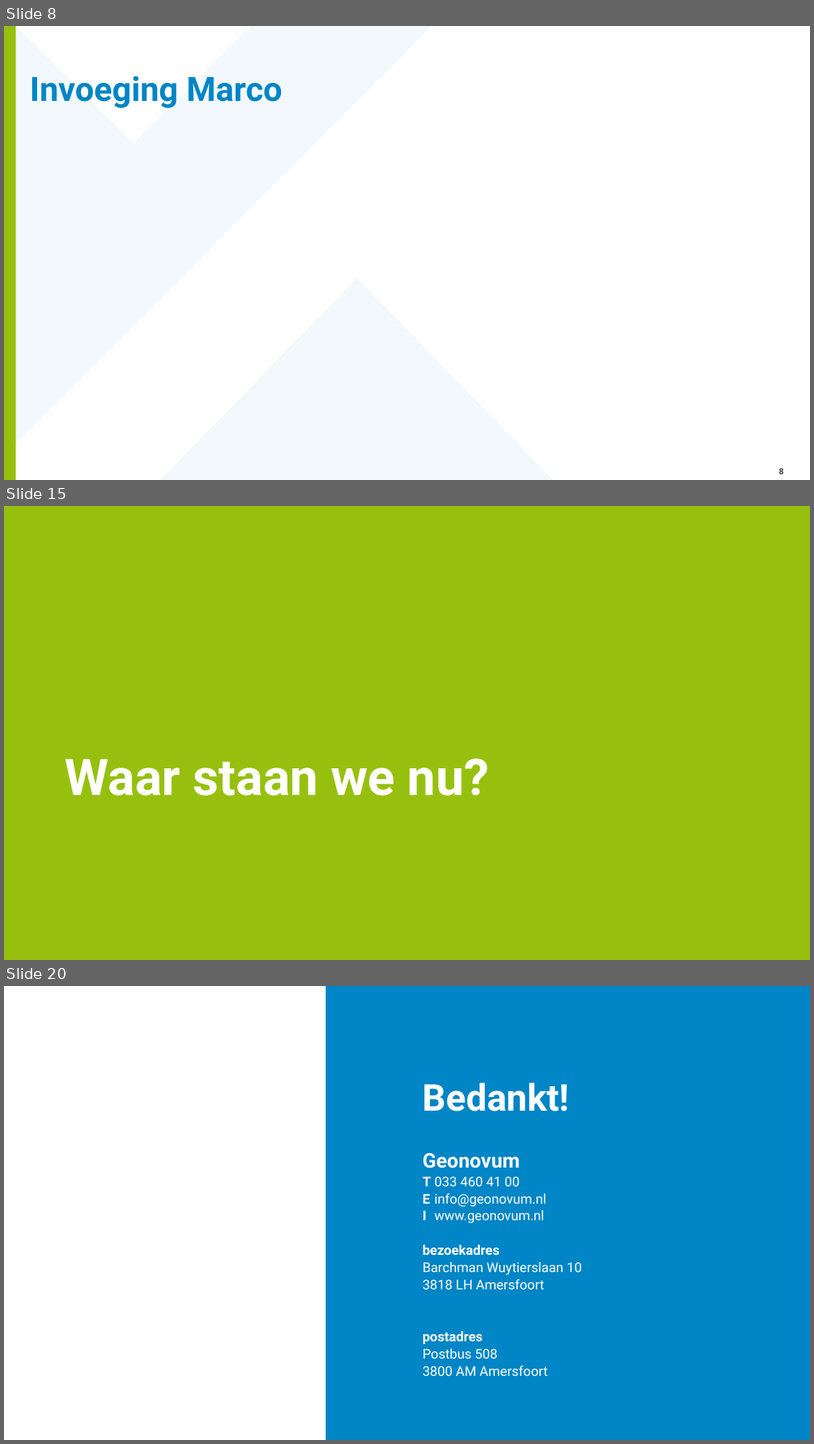
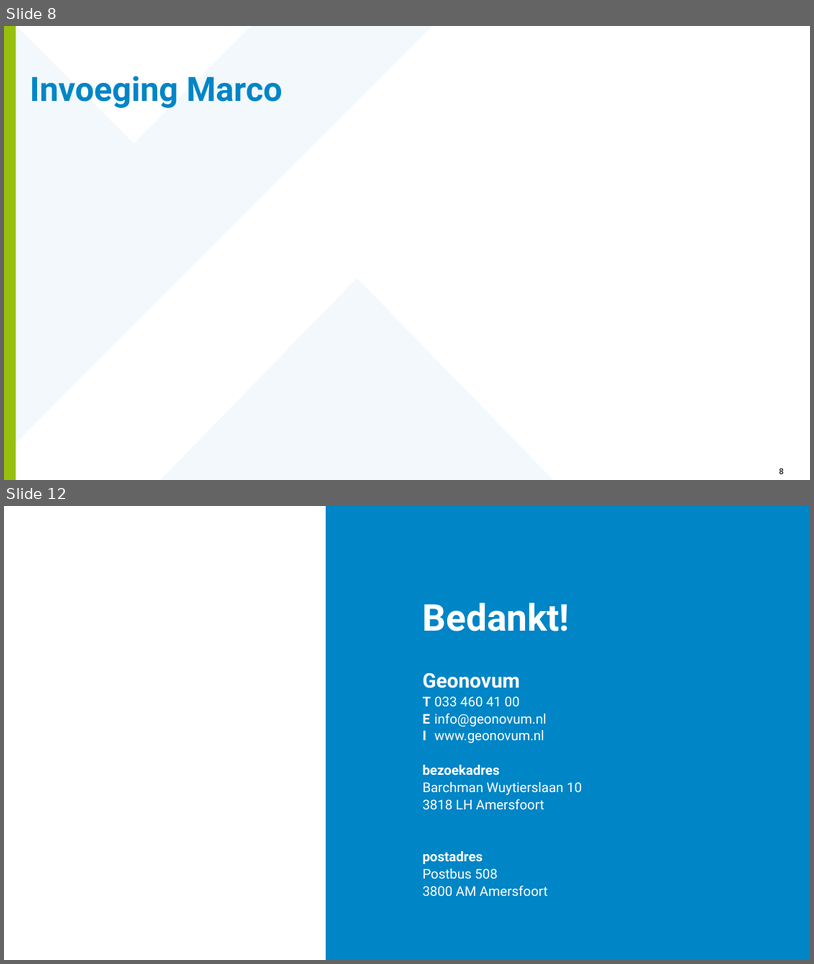
Before and after one commit to Geonovum/mim-metamodel, a slide deck: werkomgeving/presentaties/20260212-MIM - 2.0 in ontwikkeling.pptx. Shown one above the other, each under a label of ours: slides 8, 15 and 20 before the commit, slides 8 and 12 after it; the slides between them are not shown. The pictures are 814x1444 and 814x964 pixels, drawn with LibreOffice and Linux fonts; fonts in the diff are those of the drawing; background and template pictures are left out. Boxes give left, top, right and bottom in pixels: in the first picture for what was removed or moved away, otherwise in the second. Text is boxed around its words. In the diff, an @@ line names an element or a change of style, - is before the commit and + after.

```diff
--- a/werkomgeving/presentaties/20260212-MIM - 2.0 in ontwikkeling.pptx
+++ b/werkomgeving/presentaties/20260212-MIM - 2.0 in ontwikkeling.pptx
@@ slide 15 removed at (4, 506, 810, 960), background #97C00E @@
@@ title removed at (65, 758, 489, 795) @@
-Waar staan we nu?
@@ what was slide 20 is now slide 12 @@
```
Also in this commit, not shown: 4 slides changed, 2 slides added, 9 other slides removed.
